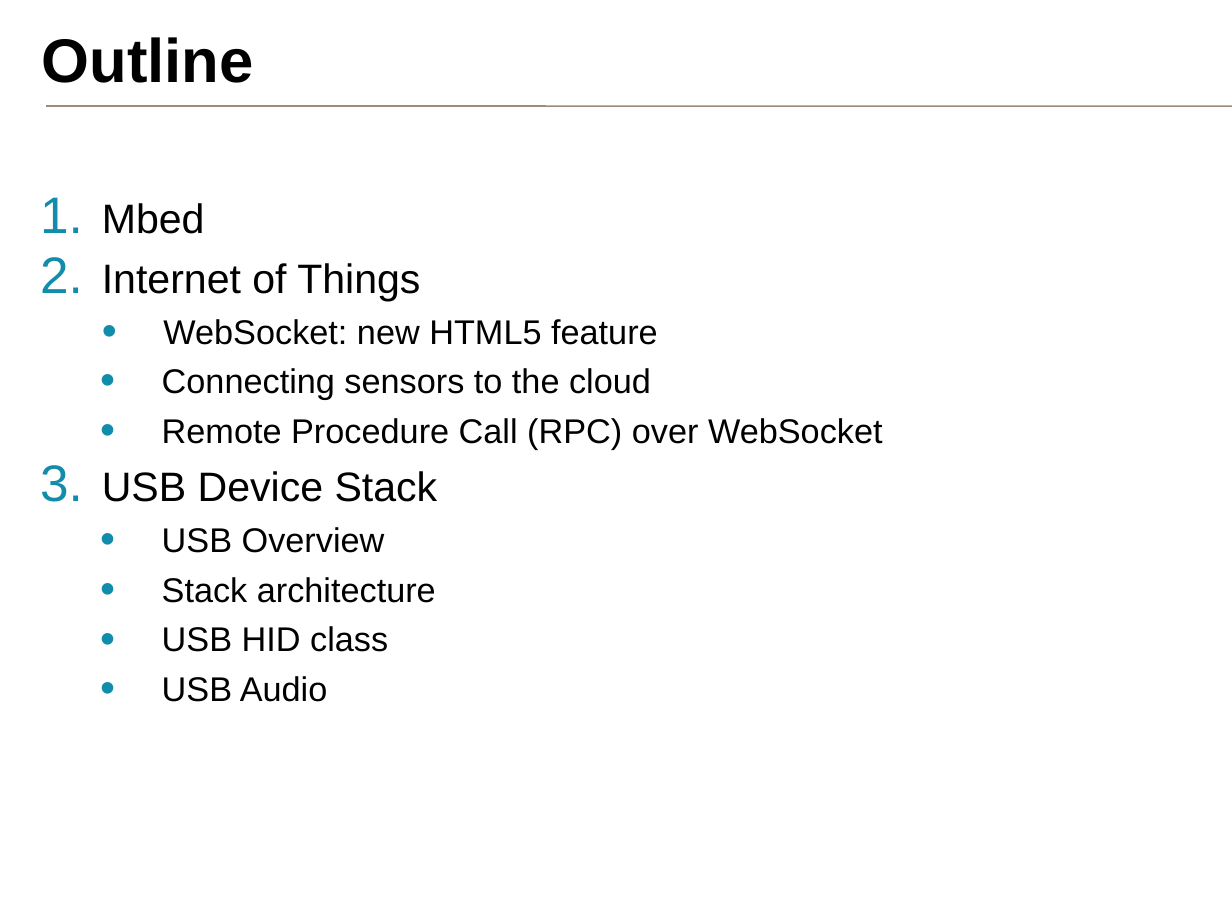
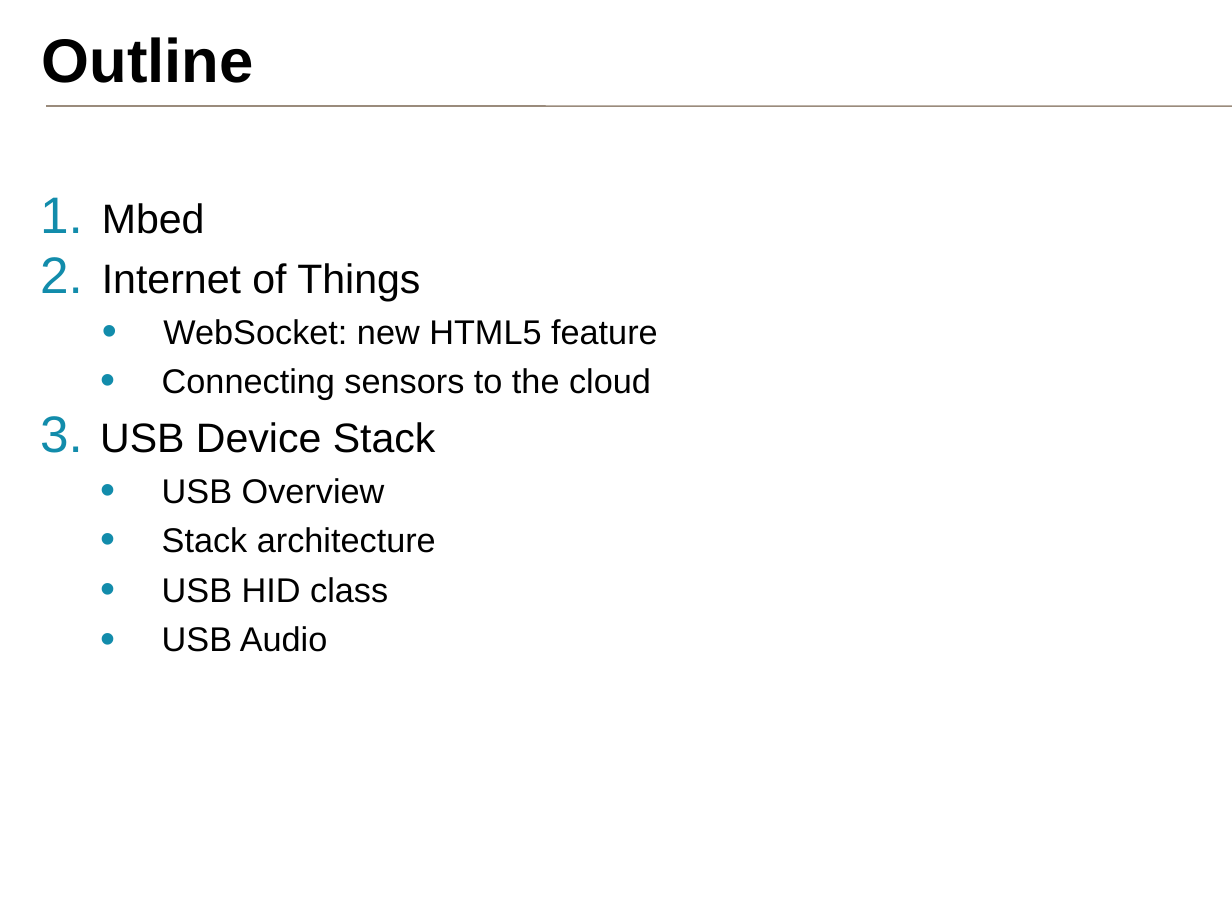
Before and after one commit to samux/ARM-internship-report, a slide deck: slide 2 of presentation_en/pres.pptx. Drawn at 1232x924 pixels with LibreOffice and Linux fonts; fonts in the diff are those of the drawing; background and template pictures are left out. Boxes give left, top, right and bottom in pixels: in the first picture for what was removed or moved away, otherwise in the second. Text is boxed around its words. In the diff, an @@ line names an element or a change of style, - is before the commit and + after.

```diff
--- a/presentation_en/pres.pptx
+++ b/presentation_en/pres.pptx
@@ text at <box>162,418,883,450</box>: paragraph removed @@
-  • Remote Procedure Call (RPC) over WebSocket
@@ text at <box>100,422,436,453</box>: indent changed @@
```
Also in this commit, not shown: 10 other slides changed, 6 slides removed, 6 other files.
